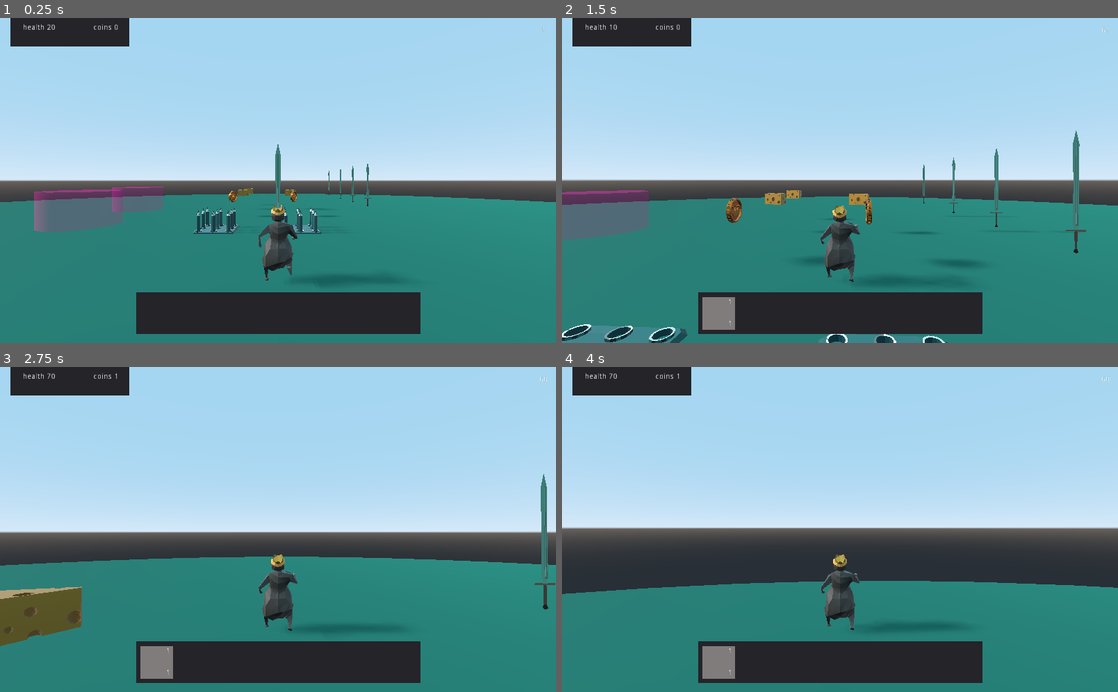
Above: before the commit, frames 1-4 (two rows, left to right).
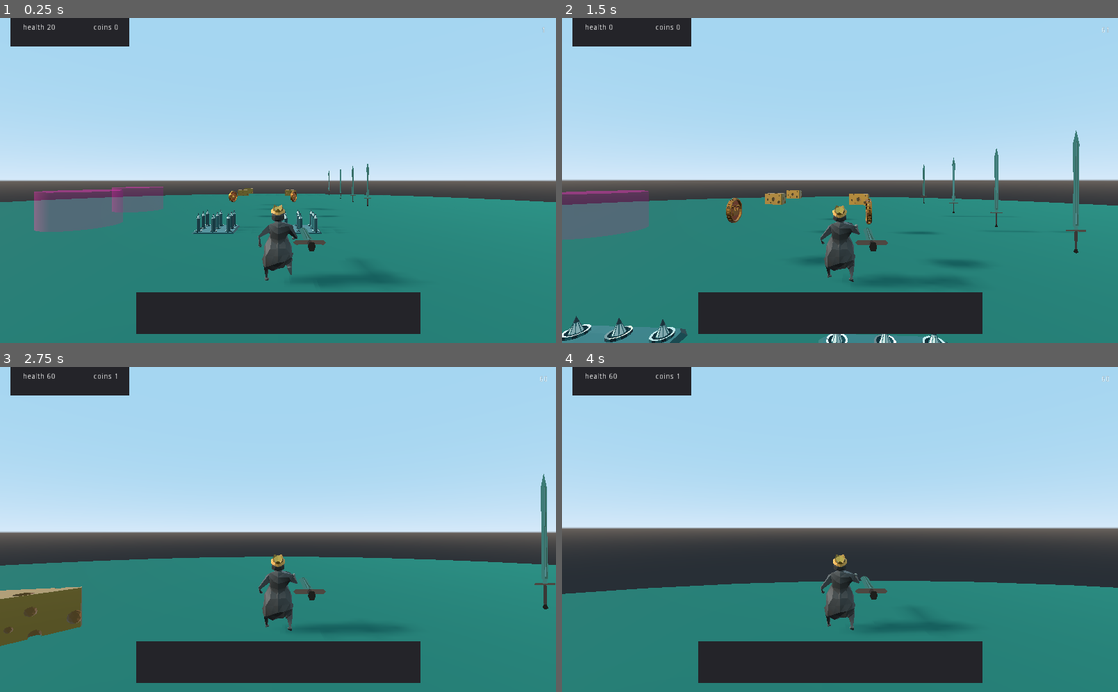
Above: after the commit, the same moments.

Repository: DENNKA/SwordsAndSauce
Game: Godot game, scene res://scenes/Test_Level.tscn
The game is run twice, just before and just after one commit, with the same random seed, the same clock (stepped at 60 frames per second) and the same inputs.
Inputs (mouse positions are in pixels of both pictures, inside the frame that each line leads up to):
- Up to frame 1 (0.25 s): no input
- Up to frame 2 (1.5 s): tap Enter at 0.5 s; move the mouse to (867, 180) at 0.52 s; hold W (move_forward) from 0.53 s (still down); tap E (use) at 0.6, 1.35 s; move the mouse to (812, 180) at 1.27 s
- Up to frame 3 (2.75 s): keep holding W (move_forward); move the mouse to (289, 523) at 2.02 s; tap E (use) at 2.1 s
- Up to frame 4 (4 s): keep holding W (move_forward); move the mouse to (834, 536) at 2.77 s; tap E (use) at 2.85, 3.6 s; move the mouse to (878, 532) at 3.52 s

The runs differ from the first frame. In frame 1, 0.4% of the frame differs, in the area x 35-59%, y 38-72%; in frame 2, 1.1%, in the area x 1-68%, y 1-100%; in frame 3, 0.7%; in frame 4, 0.7%.

Commit message:
upd

Diff:
--- a/Sword/Sword.tscn
+++ b/Sword/Sword.tscn
@@ -1,7 +1,7 @@
 [gd_scene load_steps=4 format=2]
 
 [ext_resource path="res://Sword/Sword.gd" type="Script" id=1]
-[ext_resource path="res://Sword/sword.glb" type="PackedScene" id=2]
+[ext_resource path="res://models/Sword/Sword.glb" type="PackedScene" id=2]
 
 [sub_resource type="BoxShape" id=2]
 extents = Vector3( 1, 0.505868, 1 )
--- a/action_system/action_damaged/action_damaged.gd
+++ b/action_system/action_damaged/action_damaged.gd
@@ -13,7 +13,7 @@
 func action():
 	while (player_is_there):
 		Stats.update_stats(collection_item['key'], collection_item['count'])
-		yield(get_tree().create_timer(1), "timeout")
+		yield(get_tree().create_timer(damage_frequency), "timeout")
 
 func _on_action_damaged_body_shape_entered(body_rid, body, body_shape_index, local_shape_index):
 	if body.name == 'Player':
--- a/objects/Thorn_trap/trap_plane.tscn
+++ b/objects/Thorn_trap/trap_plane.tscn
@@ -37,7 +37,7 @@
 
 [sub_resource type="Animation" id=3]
 resource_name = "state"
-length = 2.5
+length = 1.5
 loop = true
 tracks/0/type = "value"
 tracks/0/path = NodePath("trap 3x3:translation")
@@ -49,7 +49,7 @@
 "times": PoolRealArray( 0, 0.3, 1.5 ),
 "transitions": PoolRealArray( 1, 1, 1 ),
 "update": 0,
-"values": [ Vector3( 0, -0.4, 0 ), Vector3( 0, 1.3, 0 ), Vector3( 0, -0.4, 0 ) ]
+"values": [ Vector3( 0, 0, 0 ), Vector3( 0, 1, 0 ), Vector3( 0, 0, 0 ) ]
 }
 
 [node name="trap_plane" instance=ExtResource( 1 )]
@@ -62,68 +62,57 @@
 [node name="trap 3x3" type="Spatial" parent="." index="1"]
 
 [node name="action_damaged" parent="trap 3x3" index="0" instance=ExtResource( 4 )]
-transform = Transform( 1.12951, 0, 0, 0, 0.583694, 0, 0, 0, 1.12358, 0, -0.20273, 0 )
+transform = Transform( 1, 0, 0, 0, 1, 0, 0, 0, 1, 0, 0, 0 )
 visible = false
-damage_frequency = 0.5
+damage_frequency = 1.5
 collection_item = {
-"count": "-10",
+"count": "-20",
 "key": "health"
 }
 
-[node name="spikes" type="Spatial" parent="trap 3x3" index="1"]
-
-[node name="Окружность" type="MeshInstance" parent="trap 3x3/spikes" index="0"]
+[node name="Окружность" type="MeshInstance" parent="trap 3x3" index="1"]
 transform = Transform( 0.135252, 0, 0, 0, 0.135252, 0, 0, 0, 0.135252, -1, -0.559745, -1 )
 mesh = SubResource( 1 )
-skeleton = NodePath("../..")
 material/0 = null
 
-[node name="Окружность001" type="MeshInstance" parent="trap 3x3/spikes" index="1"]
+[node name="Окружность001" type="MeshInstance" parent="trap 3x3" index="2"]
 transform = Transform( 0.135252, 0, 0, 0, 0.135252, 0, 0, 0, 0.135252, 0, -0.559745, -1 )
 mesh = SubResource( 1 )
-skeleton = NodePath("../..")
 material/0 = null
 
-[node name="Окружность002" type="MeshInstance" parent="trap 3x3/spikes" index="2"]
+[node name="Окружность002" type="MeshInstance" parent="trap 3x3" index="3"]
 transform = Transform( 0.135252, 0, 0, 0, 0.135252, 0, 0, 0, 0.135252, 1, -0.559745, -1 )
 mesh = SubResource( 1 )
-skeleton = NodePath("../..")
 material/0 = null
 
-[node name="Окружность003" type="MeshInstance" parent="trap 3x3/spikes" index="3"]
+[node name="Окружность003" type="MeshInstance" parent="trap 3x3" index="4"]
 transform = Transform( 0.135252, 0, 0, 0, 0.135252, 0, 0, 0, 0.135252, -1, -0.559745, 0 )
 mesh = SubResource( 1 )
-skeleton = NodePath("../..")
 material/0 = null
 
-[node name="Окружность004" type="MeshInstance" parent="trap 3x3/spikes" index="4"]
+[node name="Окружность004" type="MeshInstance" parent="trap 3x3" index="5"]
 transform = Transform( 0.135252, 0, 0, 0, 0.135252, 0, 0, 0, 0.135252, 0, -0.559745, 0 )
 mesh = SubResource( 1 )
-skeleton = NodePath("../..")
 material/0 = null
 
-[node name="Окружность005" type="MeshInstance" parent="trap 3x3/spikes" index="5"]
+[node name="Окружность005" type="MeshInstance" parent="trap 3x3" index="6"]
 transform = Transform( 0.135252, 0, 0, 0, 0.135252, 0, 0, 0, 0.135252, 1, -0.559745, 0 )
 mesh = SubResource( 1 )
-skeleton = NodePath("../..")
 material/0 = null
 
-[node name="Окружность006" type="MeshInstance" parent="trap 3x3/spikes" index="6"]
+[node name="Окружность006" type="MeshInstance" parent="trap 3x3" index="7"]
 transform = Transform( 0.135252, 0, 0, 0, 0.135252, 0, 0, 0, 0.135252, -1, -0.559745, 1 )
 mesh = SubResource( 1 )
-skeleton = NodePath("../..")
 material/0 = null
 
-[node name="Окружность007" type="MeshInstance" parent="trap 3x3/spikes" index="7"]
+[node name="Окружность007" type="MeshInstance" parent="trap 3x3" index="8"]
 transform = Transform( 0.135252, 0, 0, 0, 0.135252, 0, 0, 0, 0.135252, 0, -0.559745, 1 )
 mesh = SubResource( 1 )
-skeleton = NodePath("../..")
 material/0 = null
 
-[node name="Окружность008" type="MeshInstance" parent="trap 3x3/spikes" index="8"]
+[node name="Окружность008" type="MeshInstance" parent="trap 3x3" index="9"]
 transform = Transform( 0.135252, 0, 0, 0, 0.135252, 0, 0, 0, 0.135252, 1, -0.559745, 1 )
 mesh = SubResource( 1 )
-skeleton = NodePath("../..")
 material/0 = null
 
 [node name="AnimationPlayer" type="AnimationPlayer" parent="." index="2"]
--- a/player/Player.tscn
+++ b/player/Player.tscn
@@ -26,7 +26,7 @@
 transform = Transform( 0.261264, 0, 0, 0, 0.261264, 0, 0, 0, 0.261264, 0, -0.20376, 0 )
 
 [node name="Hand" type="Position3D" parent="Mesh"]
-transform = Transform( 1, 0, 0, 0, 1, 0, 0, 0, 1, 0.124203, 0, 1.69944 )
+transform = Transform( 1, 0, 0, 0, 1, 0, 0, 0, 1, 0.124203, 0, 0.413952 )
 
 [node name="camera_root" type="Spatial" parent="."]
 
--- a/project.godot
+++ b/project.godot
@@ -27,6 +27,7 @@
 [display]
 
 window/size/borderless=true
+window/size/fullscreen=true
 
 [input]
 
--- a/scenes/Test_Level.tscn
+++ b/scenes/Test_Level.tscn
@@ -7,6 +7,7 @@
 [ext_resource path="res://objects/Thorn_trap/trap_plane.tscn" type="PackedScene" id=5]
 [ext_resource path="res://items/Sword/sword.tscn" type="PackedScene" id=6]
 [ext_resource path="res://items/Test_item/Spatial.tscn" type="PackedScene" id=7]
+[ext_resource path="res://Sword/Sword.tscn" type="PackedScene" id=8]
 
 [sub_resource type="CylinderShape" id=2]
 
@@ -39,7 +40,7 @@
 [node name="Player" parent="." instance=ExtResource( 1 )]
 transform = Transform( 1, 0, 0, 0, 1, 0, 0, 0, 1, 0, 0.562728, 0 )
 
-[node name="Sword" parent="Player" instance=ExtResource( 6 )]
+[node name="Sword" parent="Player" instance=ExtResource( 8 )]
 
 [node name="Enemy" parent="." instance=ExtResource( 7 )]
 transform = Transform( 1, 0, 0, 0, 1, 0, 0, 0, 1, -6.17975, 0.604418, 0 )
Not shown: 1 places in scenes/Test_Level.tscn that only renumber resources
